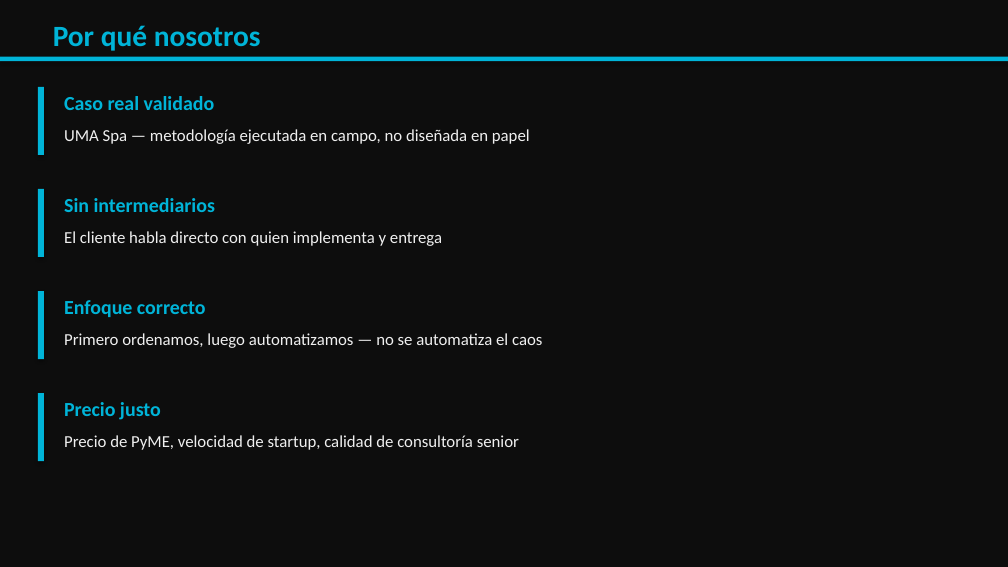
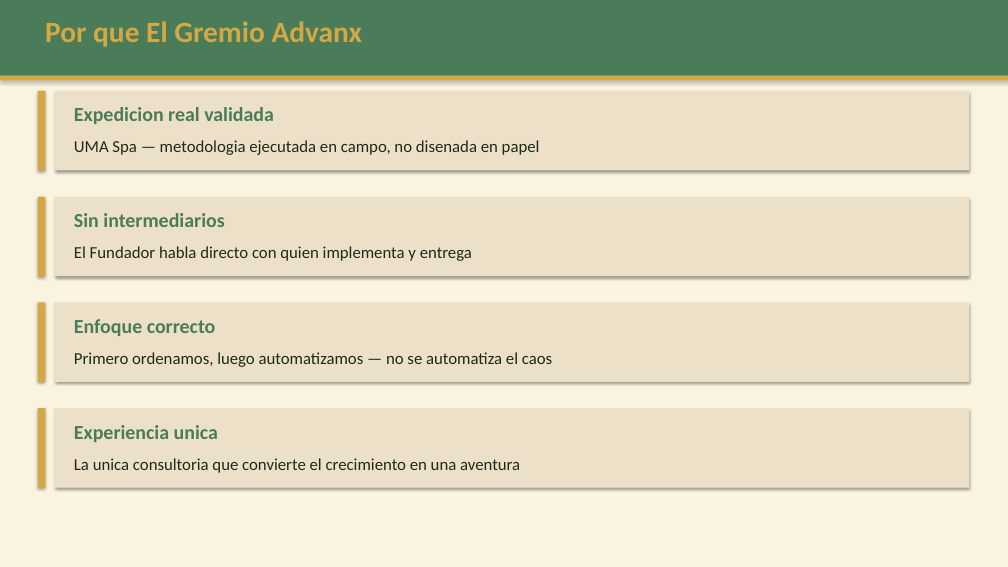
Before and after one commit to diegoomarpf-jpg/miRepo, a slide deck: slide 13 of Advanx — Presentación para Socia.pptx. Drawn at 1008x567 pixels with LibreOffice and Linux fonts; fonts in the diff are those of the drawing. Boxes give left, top, right and bottom in pixels: in the first picture for what was removed or moved away, otherwise in the second. Text is boxed around its words. In the diff, an @@ line names an element or a change of style, - is before the commit and + after.

```diff
--- a/Advanx — Presentación para Socia.pptx
+++ b/Advanx — Presentación para Socia.pptx
@@ rectangle at (x1=0, y1=0, x2=1008, y2=567): fill #0D0D0D to #FAF3E0 @@
@@ rectangle resized from (x1=53, y1=25, x2=261, y2=51) to (x1=0, y1=0, x2=1008, y2=76) @@
@@ rectangle at (x1=0, y1=0, x2=1008, y2=76): fill none to #4A7C59; shadow on @@
@@ text added at (x1=45, y1=21, x2=362, y2=47), 28 pt, text #D4A843, bold @@
+Por que El Gremio Advanx
@@ text in rectangle at (x1=53, y1=25, x2=261, y2=51): text removed @@
-Por qué nosotros
@@ rectangle moved from (x1=0, y1=57, x2=1008, y2=61) to (x1=0, y1=76, x2=1008, y2=80) @@
@@ rectangle resized from (x1=38, y1=87, x2=44, y2=155) to (x1=38, y1=91, x2=45, y2=170) @@
@@ rectangle added at (x1=54, y1=91, x2=969, y2=170), fill #EDE0C8 @@
@@ text at (x1=74, y1=107, x2=274, y2=124): text changed; text colour #00B4D8 to #4A7C59 @@
-Caso real validado
+Expedicion real validada
@@ text at (x1=74, y1=140, x2=540, y2=155): text changed; text colour #EFEFEF to #1E2A1A @@
-UMA Spa — metodología ejecutada en campo, no diseñada en papel
+UMA Spa — metodologia ejecutada en campo, no disenada en papel
@@ fill #00B4D8 to #D4A843 in 4 elements at (x1=38, y1=302, x2=45, y2=382), (x1=0, y1=76, x2=1008, y2=80), (x1=38, y1=91, x2=45, y2=170), (x1=38, y1=197, x2=45, y2=276) @@
@@ rectangle resized from (x1=38, y1=189, x2=44, y2=257) to (x1=38, y1=197, x2=45, y2=276) @@
@@ rectangle added at (x1=54, y1=197, x2=969, y2=276), fill #EDE0C8 @@
@@ text "Sin intermediarios" moved from (x1=64, y1=198, x2=215, y2=212) to (x1=74, y1=213, x2=224, y2=227) @@
@@ text "Sin intermediarios" at (x1=74, y1=213, x2=224, y2=227): text colour #00B4D8 to #4A7C59 @@
@@ text at (x1=74, y1=246, x2=472, y2=261): text changed; text colour #EFEFEF to #1E2A1A @@
-El cliente habla directo con quien implementa y entrega
+El Fundador habla directo con quien implementa y entrega
@@ rectangle removed at (x1=38, y1=291, x2=44, y2=359) @@
@@ rectangle resized from (x1=38, y1=393, x2=44, y2=461) to (x1=38, y1=302, x2=45, y2=382) @@
@@ rectangle added at (x1=54, y1=302, x2=969, y2=382), fill #EDE0C8 @@
@@ text "Enfoque correcto" at (x1=74, y1=319, x2=216, y2=336): text colour #00B4D8 to #4A7C59 @@
@@ text "Enfoque correcto" moved from (x1=64, y1=300, x2=206, y2=317) to (x1=74, y1=319, x2=216, y2=336) @@
@@ text "Primero ordenamos, luego automatizamos — ..." moved from (x1=64, y1=333, x2=542, y2=348) to (x1=74, y1=352, x2=552, y2=367) @@
@@ text "Primero ordenamos, luego automatizamos — ..." at (x1=74, y1=352, x2=552, y2=367): text colour #EFEFEF to #1E2A1A @@
@@ rectangle added at (x1=38, y1=408, x2=45, y2=488), fill #D4A843 @@
@@ rectangle added at (x1=54, y1=408, x2=969, y2=488), fill #EDE0C8 @@
@@ text removed at (x1=64, y1=402, x2=161, y2=420) @@
-Precio justo
@@ text removed at (x1=64, y1=435, x2=519, y2=450) @@
-Precio de PyME, velocidad de startup, calidad de consultoría senior
@@ text added at (x1=74, y1=425, x2=218, y2=442), 19 pt, text #4A7C59, bold @@
+Experiencia unica
@@ text added at (x1=74, y1=458, x2=520, y2=473), 16 pt, text #1E2A1A @@
+La unica consultoria que convierte el crecimiento en una aventura
```
Also in this commit, not shown: 12 other slides changed, 1 slide added, 1 slide removed, 5 other files.
